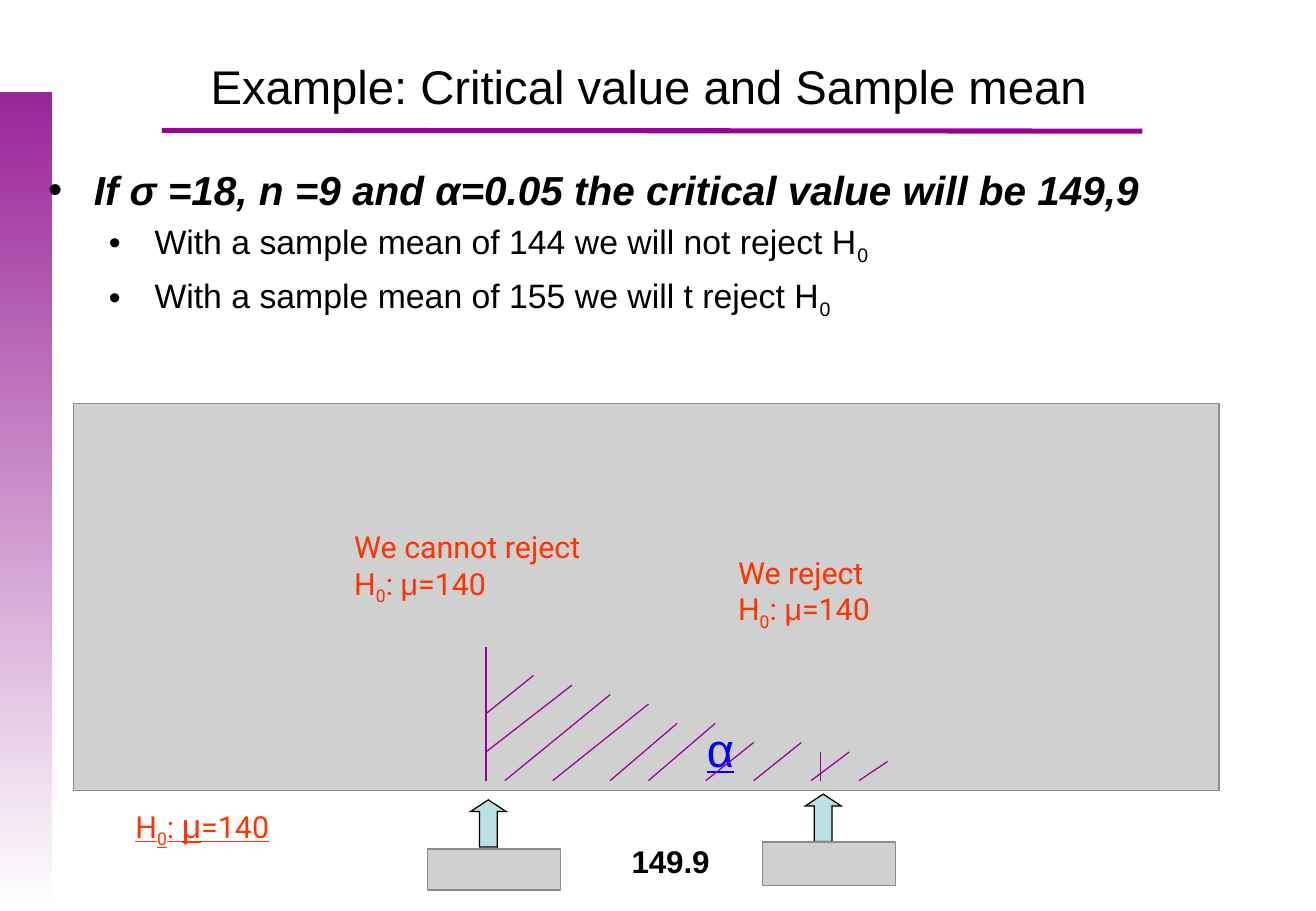
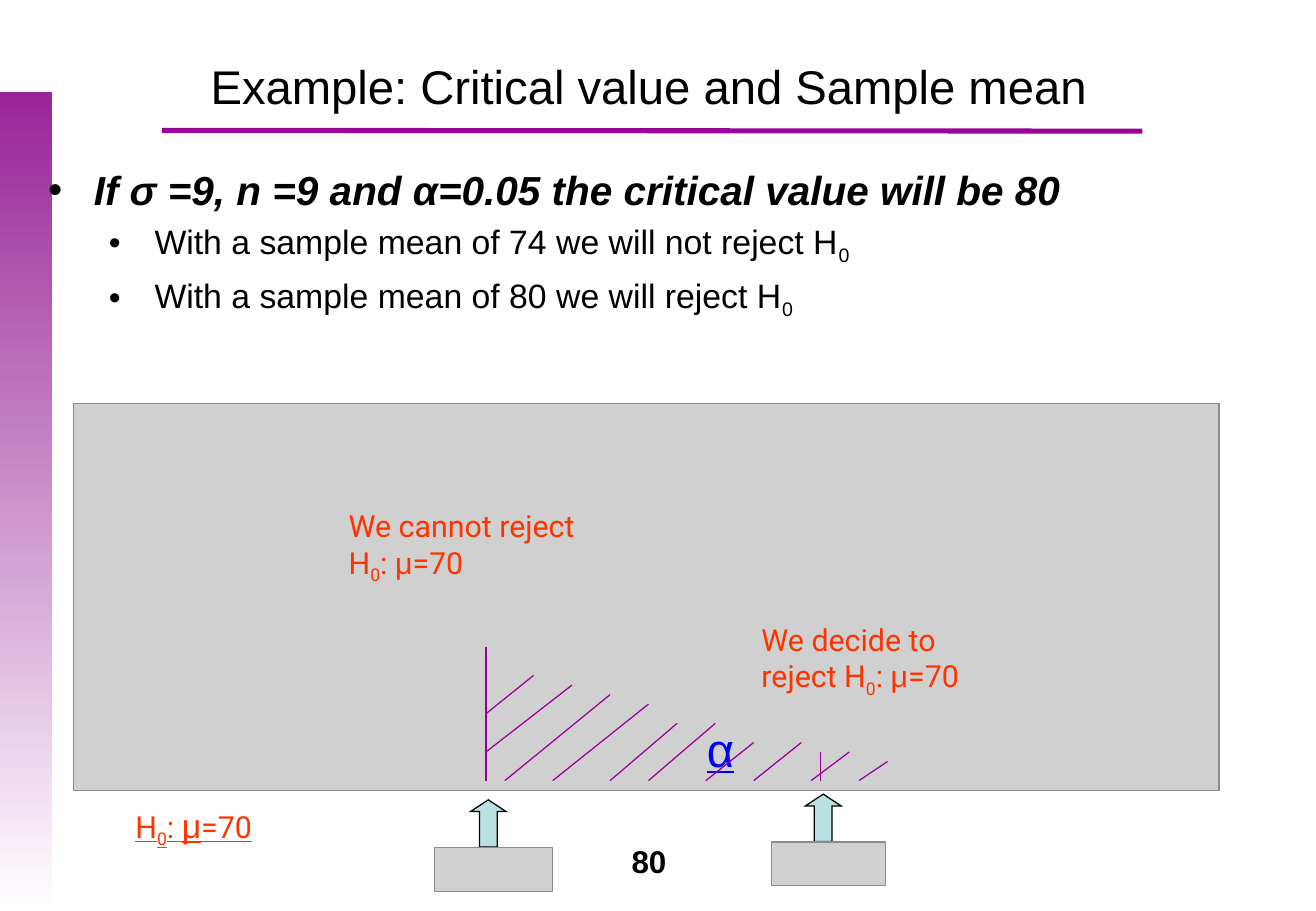
Before and after one commit to uebvhir/Course_Basic_Statistics-VHIO-2019, a slide deck: slide 16 of Sessio_6/EBB_2019_Session_6_Hypothesis_tests.pptx (slide 13 before the commit). Drawn at 1316x911 pixels with LibreOffice and Linux fonts; fonts in the diff are those of the drawing; grey boxes stand for pictures; background and template pictures are left out. Boxes give left, top, right and bottom in pixels: in the first picture for what was removed or moved away, otherwise in the second. Text is boxed around its words. In the diff, an @@ line names an element or a change of style, - is before the commit and + after.

```diff
--- a/Sessio_6/EBB_2019_Session_6_Hypothesis_tests.pptx
+++ b/Sessio_6/EBB_2019_Session_6_Hypothesis_tests.pptx
@@ text at [94,175,1060,315]: text changed @@
-• If σ =18, n =9 and α=0.05 the critical value will be 149,9
-  • With a sample mean of 144 we will not reject H0
-  • With a sample mean of 155 we will t reject H0
+• If σ =9, n =9 and α=0.05 the critical value will be 80
+  • With a sample mean of 74 we will not reject H0
+  • With a sample mean of 80 we will reject H0
@@ text "We cannot reject": place and size @@
-text "We cannot reject" at [354,536,580,601]
+text "We cannot reject" at [349,515,574,580]
@@ text at [395,552,463,580]: text changed @@
-H0: μ=140
+H0: μ=70
@@ text at [761,628,959,694]: text changed @@
-We reject
-H0: μ=140
+We decide to reject H0: μ=70
@@ text at [182,816,252,845]: text changed @@
-H0: μ=140
+H0: μ=70
@@ picture: place and size @@
-picture at [428,849,561,891]
+picture at [435,848,553,892]
@@ text at [632,851,667,874]: text changed @@
-149.9
+80
@@ picture: place and size @@
-picture at [762,842,896,886]
+picture at [772,842,886,886]
```
Also in this commit, not shown: 12 other slides changed, 3 slides added, 2 slides removed, 1 other file.
